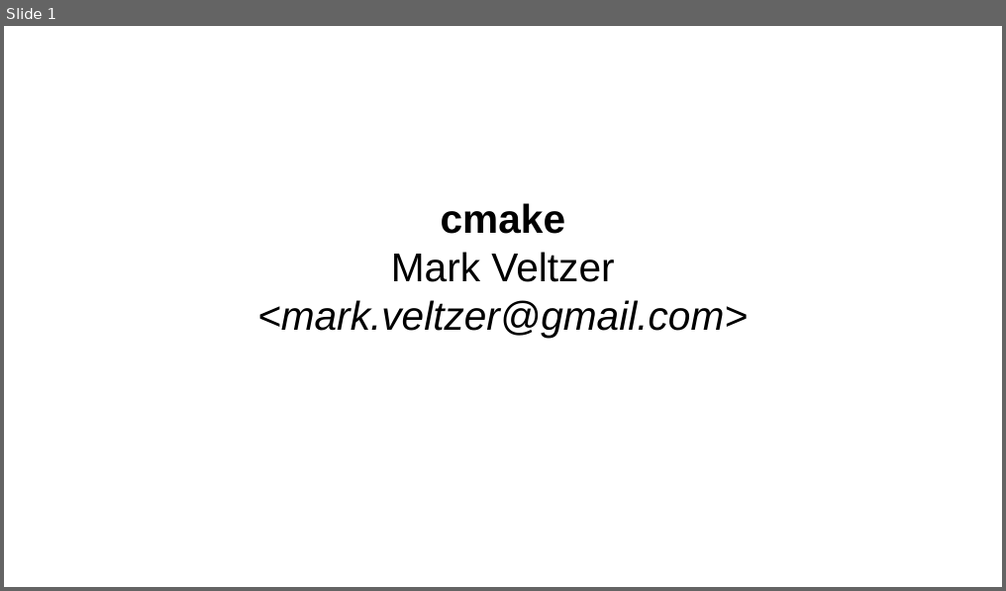
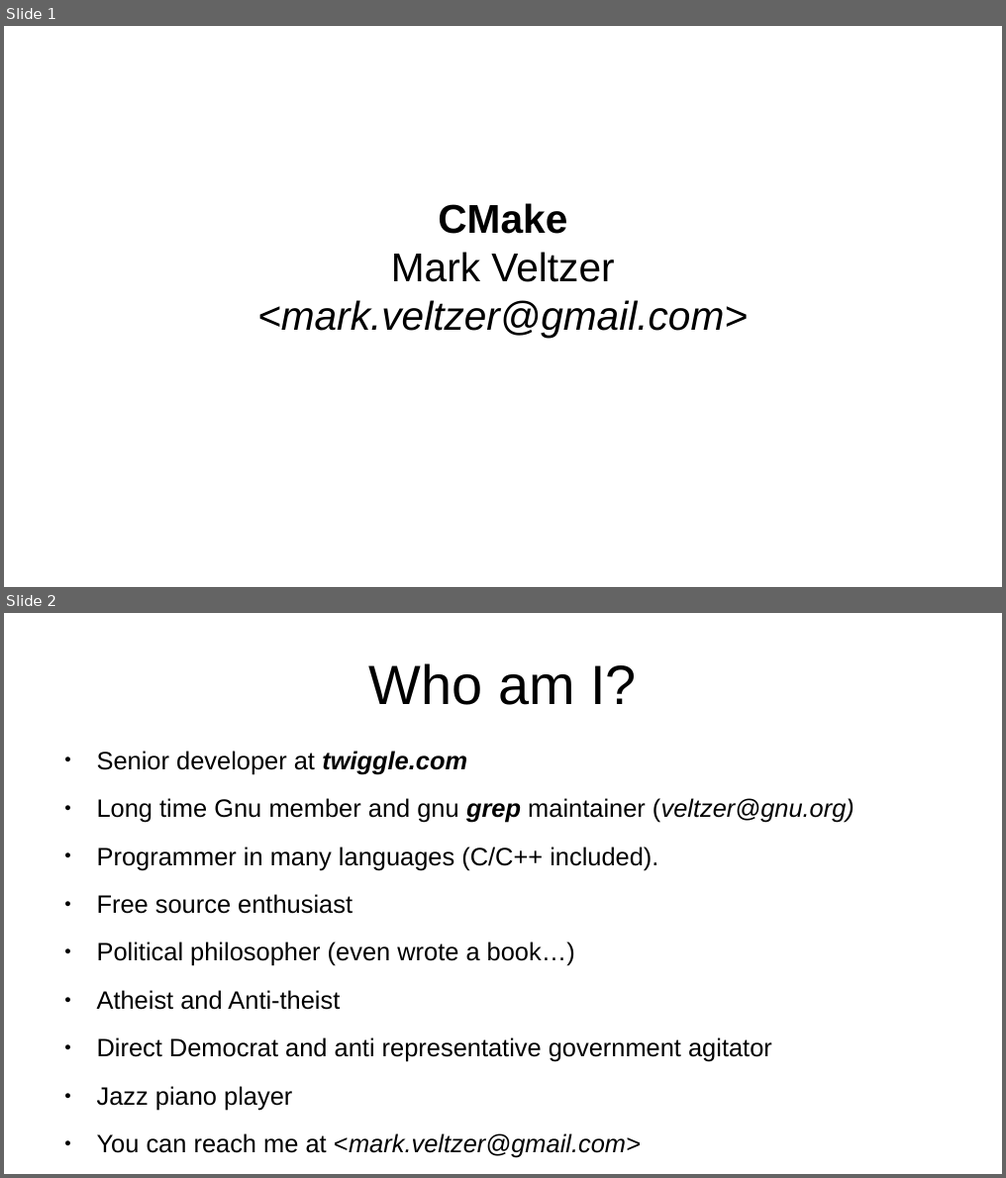
Before and after one commit to veltzer/teaching-slides, a slide deck: odp/cmake/cmake.odp. Shown one above the other, each under a label of ours: slide 1 before the commit, slides 1 and 2 after it. The pictures are 1006x591 and 1006x1178 pixels, drawn with LibreOffice and Linux fonts; fonts in the diff are those of the drawing. Boxes give left, top, right and bottom in pixels: in the first picture for what was removed or moved away, otherwise in the second. Text is boxed around its words. In the diff, an @@ line names an element or a change of style, - is before the commit and + after.

```diff
--- a/odp/cmake/cmake.odp
+++ b/odp/cmake/cmake.odp
@@ slide 2 added at (4,613,1002,1174), background #FFFFFF @@
@@ title added at (369,663,637,705), 44 pt, text #000000 @@
+Who am I?
@@ text added at (97,751,854,1158), 20 pt, text #000000 @@
+● Senior developer at twiggle.com
+● Long time Gnu member and gnu grep maintainer (veltzer@gnu.org)
+● Programmer in many languages (C/C++ included).
+● Free source enthusiast
+● Political philosopher (even wrote a book…)
+● Atheist and Anti-theist
+● Direct Democrat and anti representative government agitator
+● Jazz piano player
+● You can reach me at <mark.veltzer@gmail.com>
@@ slide 1 changed as well @@
@@ text at (438,203,567,234): text changed @@
-cmake
+CMake
```
Also in this commit, not shown: 34 other slides added.
